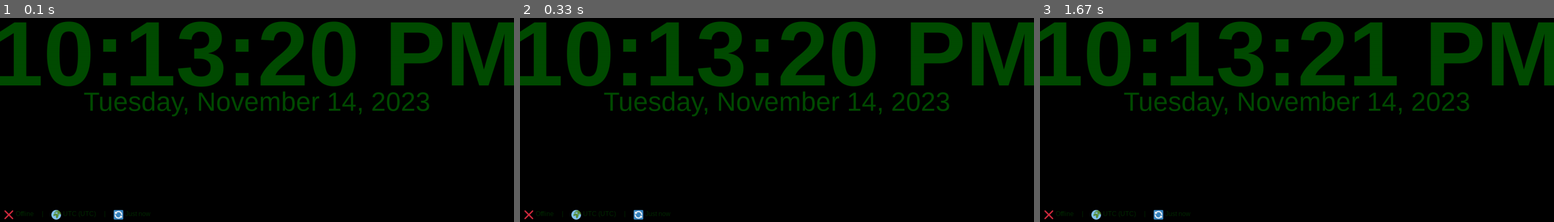
Above: before the commit, frames 1-3 (left to right).
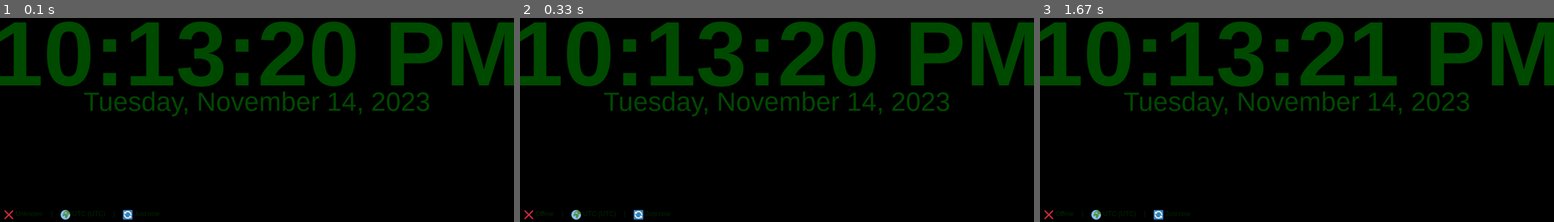
Above: after the commit, the same moments.

Repository: AhsenBaig-boilerplate/rpi-digital-clock
Game: pygame game, started from app/clock_display.py
Same seed, same stepped clock (60 frames per second), same inputs: the game is played once before the commit and once after it.
Inputs:
- Up to frame 1 (0.1 s): no input
- Up to frame 2 (0.33 s): no input
- Up to frame 3 (1.67 s): no input

The runs differ from the first frame. In frame 1, 0.4% of the frame differs, in the area x 3-31%, y 94-99%; in frame 2, nothing differs; in frame 3, nothing differs.

Commit message:
Fix display update: use flip() instead of dirty rectangles
- Switched from pygame.display.update(dirty_rects) to flip()
- Dirty rects with full screen clear was causing incomplete updates
- Full flip ensures entire frame buffer is pushed to display
- Should eliminate 9-11 second delays in time updates

Diff:
--- a/app/clock_display.py
+++ b/app/clock_display.py
@@ -642,7 +642,6 @@
         # Render weather if available (thread-safe read) with cached surface
         with self.update_lock:
             weather_text_copy = self.weather_text
-        weather_rect = None
         if weather_text_copy:
             if weather_text_copy != self._last_weather_text:
                 # Re-render weather surface only when text changes
@@ -653,7 +652,6 @@
                 self.screen.blit(self.weather_surface, weather_rect)
 
         # Render status bar at bottom (cached surface)
-        status_rect = None
         if self.show_status_bar:
             status_surface = self.get_status_surface(status_color)
             if status_surface:
@@ -672,13 +670,8 @@
             except Exception:
                 pass
 
-        # Update display using dirty rectangles (partial update)
-        dirty_rects = [time_rect, date_rect]
-        if weather_rect:
-            dirty_rects.append(weather_rect)
-        if status_rect:
-            dirty_rects.append(status_rect)
-        pygame.display.update(dirty_rects)
+        # Update entire display (flip for reliability)
+        pygame.display.flip()
 
     def get_status_surface(self, status_color):
         """Build or return cached status bar surface."""
